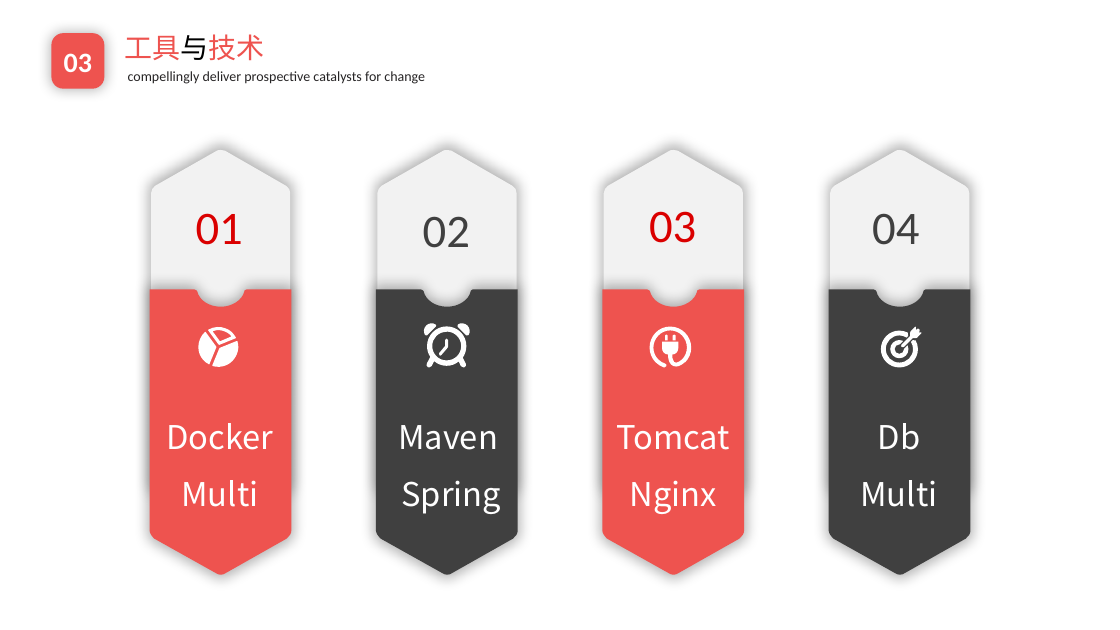
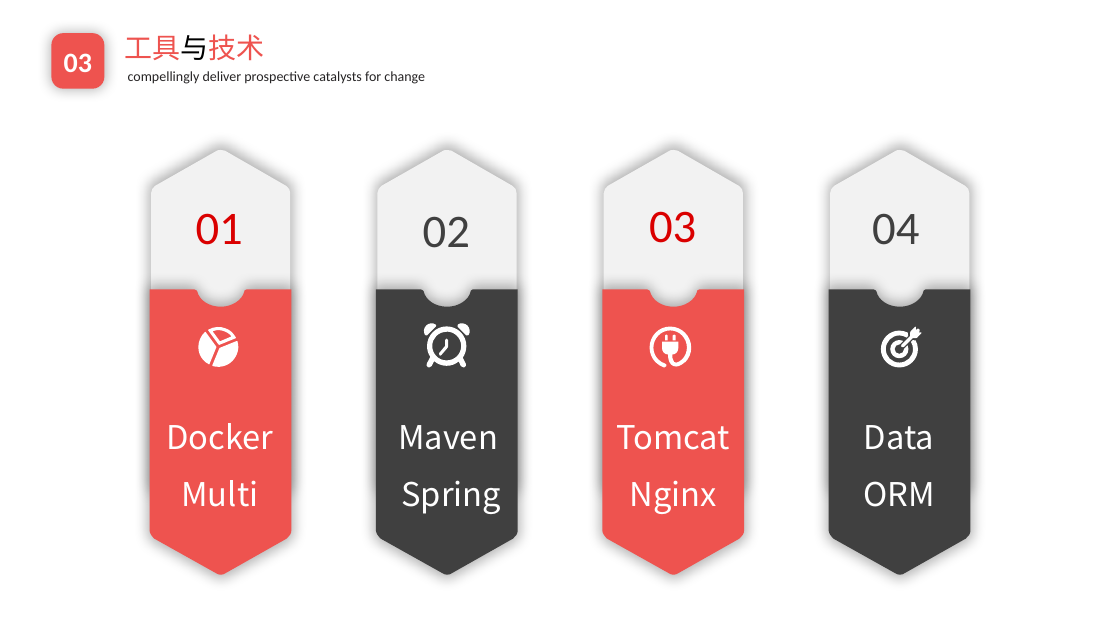
Before and after one commit to EnInternalChat/se2017, a slide deck: slide 8 of doc/个人汇报-陈潢.pptx (slide 7 before the commit). Drawn at 1120x630 pixels with LibreOffice and Linux fonts; fonts in the diff are those of the drawing; background and template pictures are left out. Boxes give left, top, right and bottom in pixels: in the first picture for what was removed or moved away, otherwise in the second. Text is boxed around its words. In the diff, an @@ line names an element or a change of style, - is before the commit and + after.

```diff
--- a/doc/个人汇报-陈潢.pptx
+++ b/doc/个人汇报-陈潢.pptx
@@ text at [864, 425, 934, 450]: text changed @@
-Db
+Data
@@ text at [863, 481, 934, 507]: text changed @@
-Multi
+ORM
```
Also in this commit, not shown: 9 other slides changed, 3 slides added, 36 slides removed, 1 other file.
